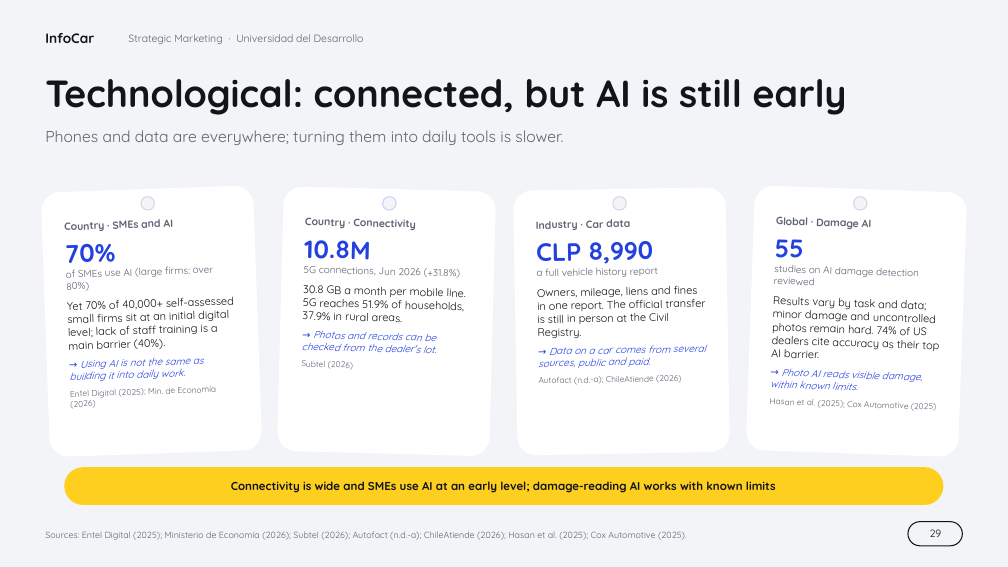
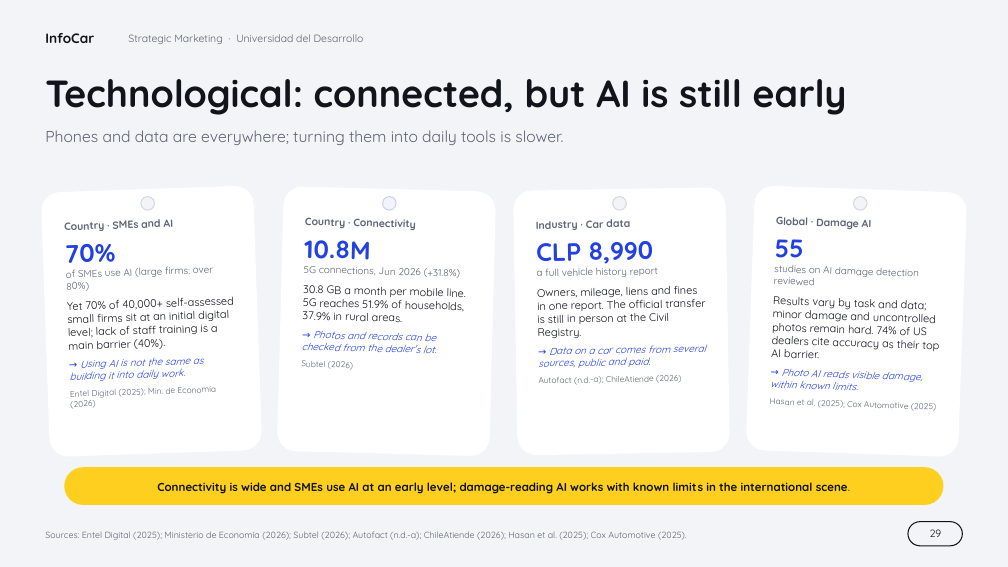
Before and after one commit to VichoRamirez/sm, a slide deck: slide 29 of deliverys/exam-2/global-sm_v7.pptx. Drawn at 1008x567 pixels with LibreOffice and Linux fonts; fonts in the diff are those of the drawing; background and template pictures are left out. Boxes give left, top, right and bottom in pixels: in the first picture for what was removed or moved away, otherwise in the second. Text is boxed around its words. In the diff, an @@ line names an element or a change of style, - is before the commit and + after.

```diff
--- a/deliverys/exam-2/global-sm_v7.pptx
+++ b/deliverys/exam-2/global-sm_v7.pptx
@@ text in rounded rectangle at (157,482,848,494): text changed @@
-Connectivity is wide and SMEs use AI at an early level; damage-reading AI works with known limits
+Connectivity is wide and SMEs use AI at an early level; damage-reading AI works with known limits in the international scene.
```
Also in this commit, not shown: 30 other slides changed.
